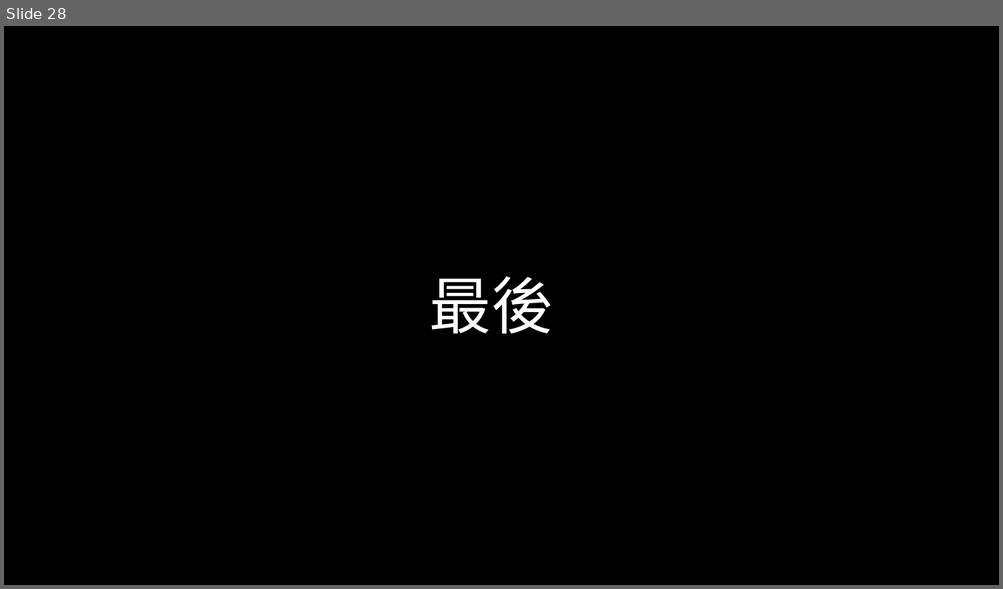
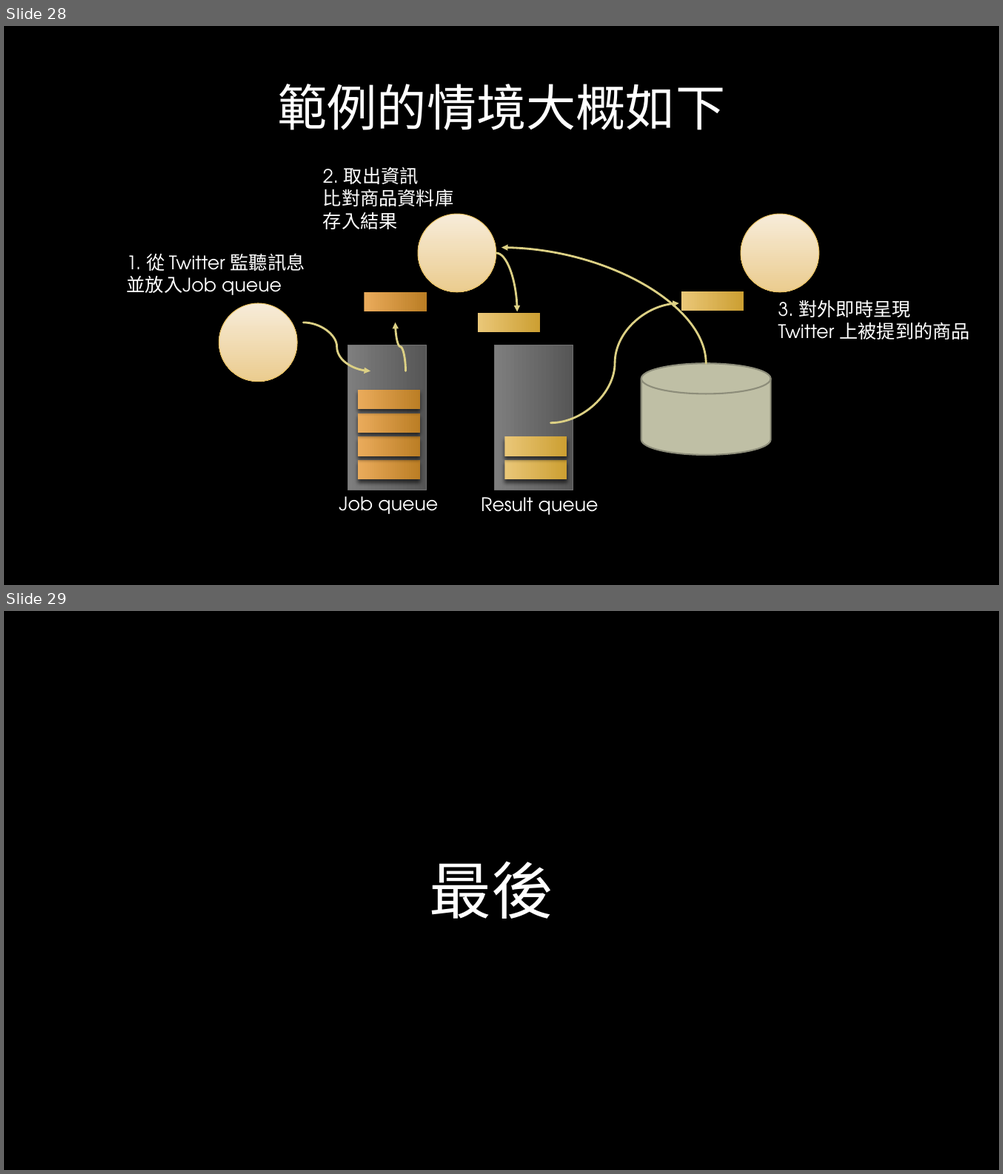
Before and after one commit to Luphia/working-with-message-queue, a slide deck: documents/working with message queue.pptx. Shown one above the other, each under a label of ours: slide 28 before the commit, slides 28 and 29 after it. The pictures are 1003x589 and 1003x1174 pixels, drawn with LibreOffice and Linux fonts; fonts in the diff are those of the drawing; background and template pictures are left out. Boxes give left, top, right and bottom in pixels: in the first picture for what was removed or moved away, otherwise in the second. Text is boxed around its words. In the diff, an @@ line names an element or a change of style, - is before the commit and + after.

```diff
--- a/documents/working with message queue.pptx
+++ b/documents/working with message queue.pptx
@@ slide 28 added at box(4, 26, 999, 585), background picture (left out) @@
@@ text added at box(278, 84, 726, 130), 48 pt, text #FFFFFF @@
+範例的情境大概如下
@@ text added at box(323, 167, 453, 230), 18 pt, text #FFFFFF @@
+2. 取出資訊
+比對商品資料庫
+存入結果
@@ ellipse added at box(418, 214, 496, 292), fill gradient #F8EDDA to #ECCC8F, outline #E7BF5F 0.75 pt @@
@@ ellipse added at box(740, 214, 819, 292), fill gradient #F8EDDA to #ECCC8F, outline #E7BF5F 0.75 pt @@
@@ curved arrow added from (706, 364) to (502, 247), #DCD084 2 pt @@
@@ text added at box(127, 253, 305, 295), 18 pt, text #FFFFFF @@
+1. 從 Twitter 監聽訊息
+並放入Job queue
@@ curved arrow added from (496, 254) to (518, 312), #DCD084 2 pt @@
@@ rectangle added at box(680, 292, 743, 311), fill gradient #EAC778 to #CC9F32 @@
@@ ellipse added at box(219, 304, 297, 382), fill gradient #F8EDDA to #ECCC8F, outline #E7BF5F 0.75 pt @@
@@ rectangle added at box(364, 292, 427, 312), fill gradient #EBAB5C to #BD7E25 @@
@@ rectangle added at box(478, 313, 540, 332), fill gradient #EAC778 to #CC9F32 @@
@@ curved arrow added from (551, 423) to (678, 304), #DCD084 2 pt @@
@@ text added at box(778, 300, 969, 340), 18 pt, text #FFFFFF @@
+3. 對外即時呈現
+Twitter 上被提到的商品
@@ curved arrow added from (303, 323) to (370, 372), #DCD084 2 pt @@
@@ curved arrow added from (405, 372) to (395, 323), #DCD084 2 pt @@
@@ rectangle added at box(495, 346, 573, 491), fill gradient #7E7E7E to #565656, outline #6F6F6F 0.75 pt @@
@@ cylinder added at box(641, 364, 771, 456), fill #BFBFA5, outline #8D8D7A 1.5 pt @@
@@ group added at box(347, 346, 426, 491): 5 rectangles @@
@@ rectangle added at box(505, 437, 567, 457), fill gradient #EAC778 to #CC9F32 @@
@@ rectangle added at box(505, 461, 567, 480), fill gradient #EAC778 to #CC9F32 @@
@@ text added at box(338, 497, 438, 514), 18 pt, text #FFFFFF @@
+Job queue
@@ text added at box(481, 497, 598, 515), 18 pt, text #FFFFFF @@
+Result queue
@@ what was slide 28 is now slide 29 @@
```
Also in this commit, not shown: 2 other files.
